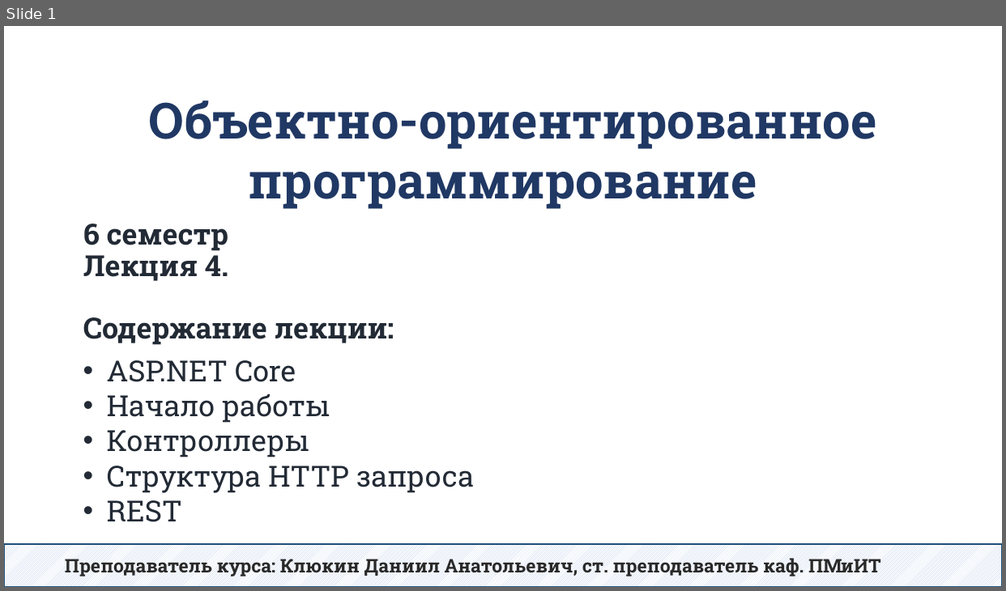
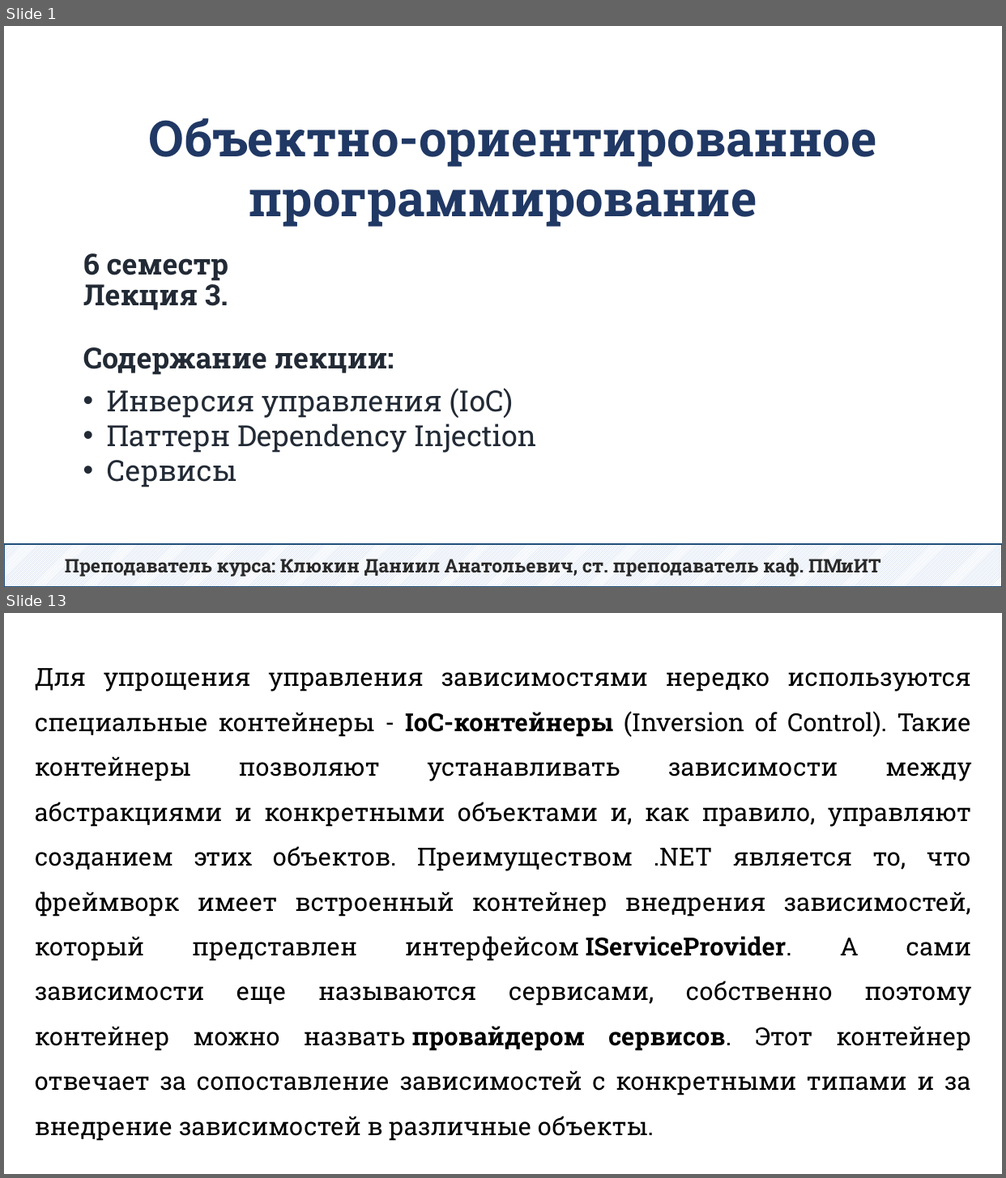
Before and after one commit to DaniilKlyukin/OOP-6, a slide deck: Лекции/ООП 2 лек 4.pptx. Shown one above the other, each under a label of ours: slide 1 before the commit, slides 1 and 13 after it; the slides between them are not shown. The pictures are 1006x591 and 1006x1178 pixels, drawn with LibreOffice and Linux fonts; fonts in the diff are those of the drawing. Boxes give left, top, right and bottom in pixels: in the first picture for what was removed or moved away, otherwise in the second. Text is boxed around its words. In the diff, an @@ line names an element or a change of style, - is before the commit and + after.

```diff
--- a/Лекции/ООП 2 лек 4.pptx
+++ b/Лекции/ООП 2 лек 4.pptx
@@ slide 13 added at box(4, 613, 1002, 1174), background #FFFFFF @@
@@ text added at box(35, 668, 971, 1141), 24 pt, text #000000 @@
+Для упрощения управления зависимостями нередко используются специальные контейнеры - IoC-контейнеры (Inversion of Control). Такие контейнеры позволяют устанавливать зависимости между абстракциями и конкретными объектами и, как правило, управляют созданием этих объектов. Преимуществом .NET является то, что фреймворк имеет встроенный контейнер внедрения зависимостей, который представлен интерфейсом IServiceProvider. А сами зависимости еще называются сервисами, собственно поэтому контейнер можно назвать провайдером сервисов. Этот контейнер отвечает за сопоставление зависимостей с конкретными типами и за внедрение зависимостей в различные объекты.
@@ slide 1 changed as well @@
@@ text "Объектно-ориентированное программирование": place and size @@
-text "Объектно-ориентированное программирование" at box(149, 101, 877, 209)
+text "Объектно-ориентированное программирование" at box(149, 118, 877, 227)
@@ title at box(83, 254, 394, 375): text changed @@
-6 семестр
-Лекция 4.
-Содержание лекции:
+6 семестр
+Лекция 3.
+Содержание лекции:
@@ text at box(107, 388, 537, 488): text changed @@
-• ASP.NET Core
-• Начало работы
-• Контроллеры
-• Структура HTTP запроса
-• REST
+• Инверсия управления (IoC)
+• Паттерн Dependency Injection
+• Сервисы
```
Also in this commit, not shown: 33 other slides added, 53 slides removed, 7 other files.
